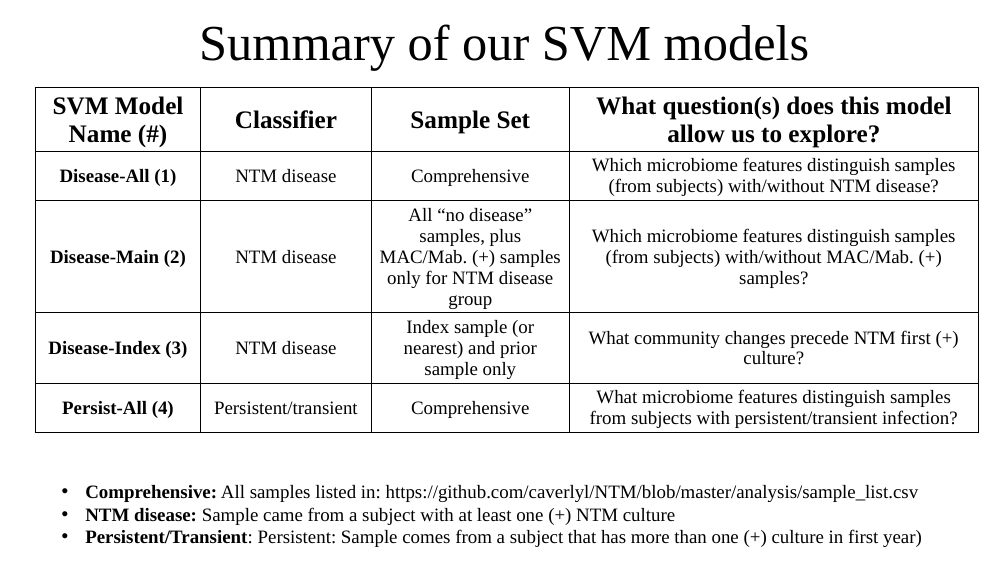
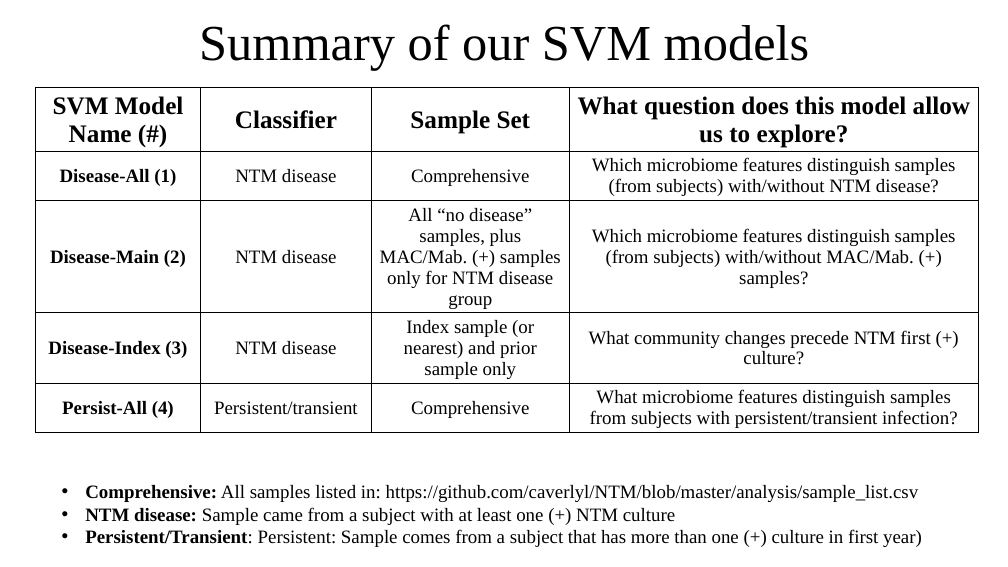
Before and after one commit to um-cf-microbiome/ml4cf, a slide deck: slide 3 of figures/src_files/NTM_Update_3_12_18.pptx (slide 4 before the commit). Drawn at 1008x567 pixels with LibreOffice and Linux fonts; fonts in the diff are those of the drawing. Boxes give left, top, right and bottom in pixels: in the first picture for what was removed or moved away, otherwise in the second. Text is boxed around its words. In the diff, an @@ line names an element or a change of style, - is before the commit and + after.

```diff
--- a/figures/src_files/NTM_Update_3_12_18.pptx
+++ b/figures/src_files/NTM_Update_3_12_18.pptx
@@ table at (36, 88, 979, 458) @@
-row 1, column 4: What question(s) does this model allow us to explore?
+row 1, column 4: What question does this model allow us to explore?
```
Also in this commit, not shown: 5 other slides changed, 1 slide removed, 15 other files.
